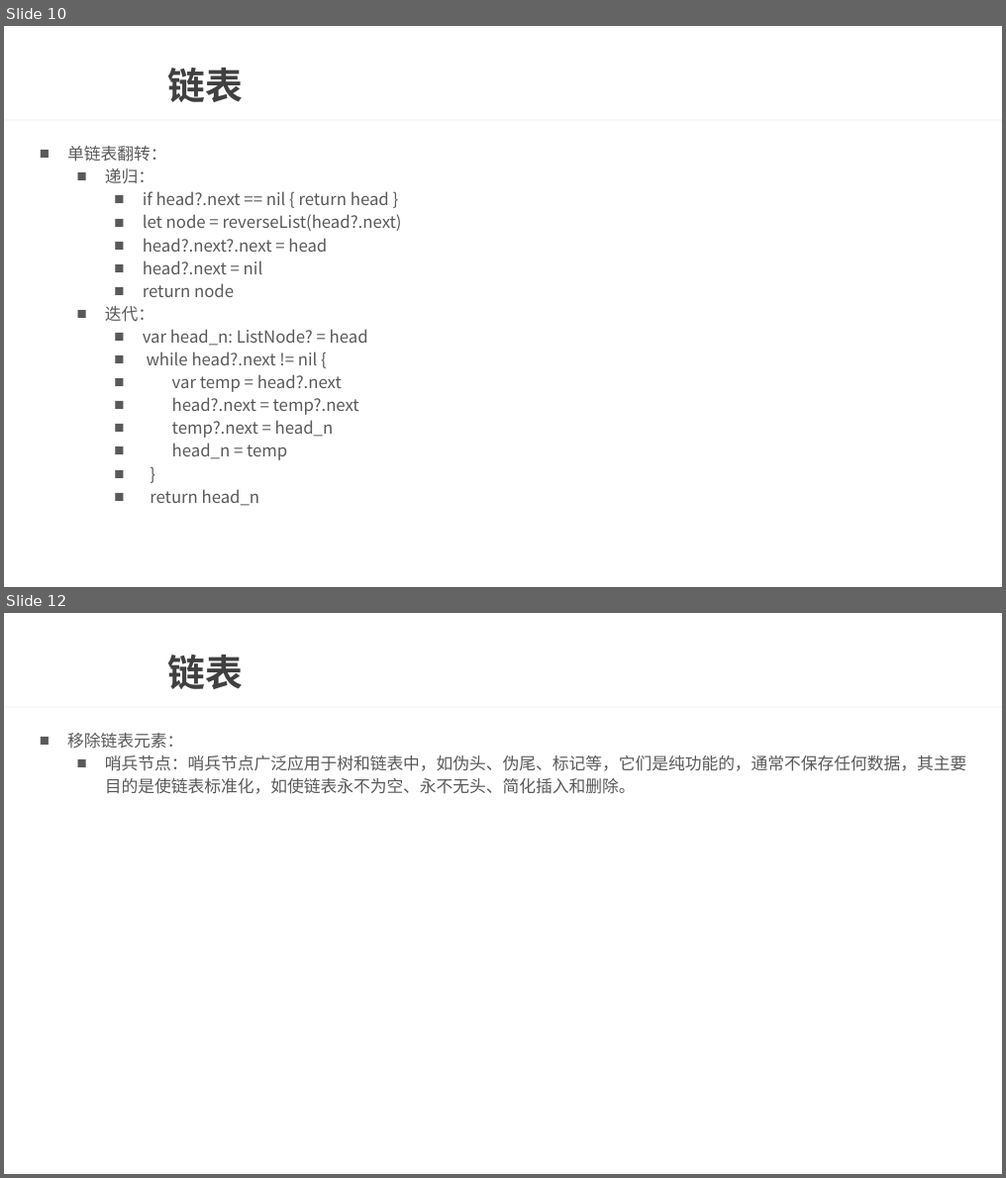
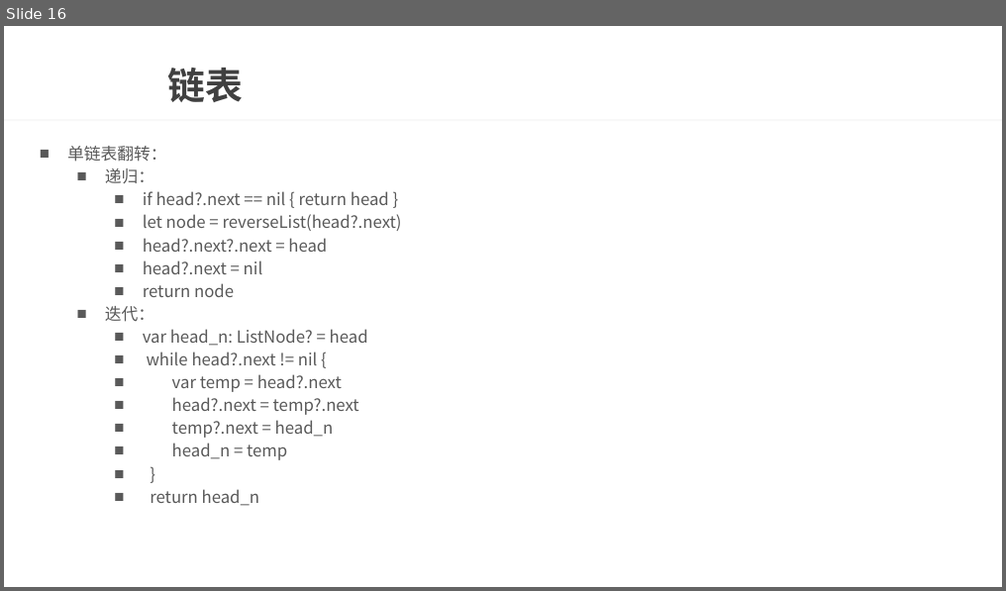
Before and after one commit to wtj900/wtj900.github.io, a slide deck: file/面试文档/13-数据结构与算法.pptx. Shown one above the other, each under a label of ours: slides 10 and 12 before the commit, slide 16 after it; the slides between them are not shown. The pictures are 1006x1178 and 1006x591 pixels, drawn with LibreOffice and Linux fonts; fonts in the diff are those of the drawing; background and template pictures are left out. Boxes give left, top, right and bottom in pixels: in the first picture for what was removed or moved away, otherwise in the second. Text is boxed around its words. In the diff, an @@ line names an element or a change of style, - is before the commit and + after.

Commit message:
链表

```diff
--- a/file/面试文档/13-数据结构与算法.pptx
+++ b/file/面试文档/13-数据结构与算法.pptx
@@ slide 12 removed at [4, 613, 1002, 1174], background picture (left out); not listed: 1 template element that a slide beside it also shows @@
@@ title removed at [168, 655, 244, 689] @@
-链表
@@ text removed at [67, 733, 966, 794] @@
-■ 移除链表元素：
-  ■ 哨兵节点：哨兵节点广泛应用于树和链表中，如伪头、伪尾、标记等，它们是纯功能的，通常不保存任何数据，其主要目的是使链表标准化，如使链表永不为空、永不无头、简化插入和删除。
@@ what was slide 10 is now slide 16 @@
```
Also in this commit, not shown: 1 slide changed, 6 slides added.
